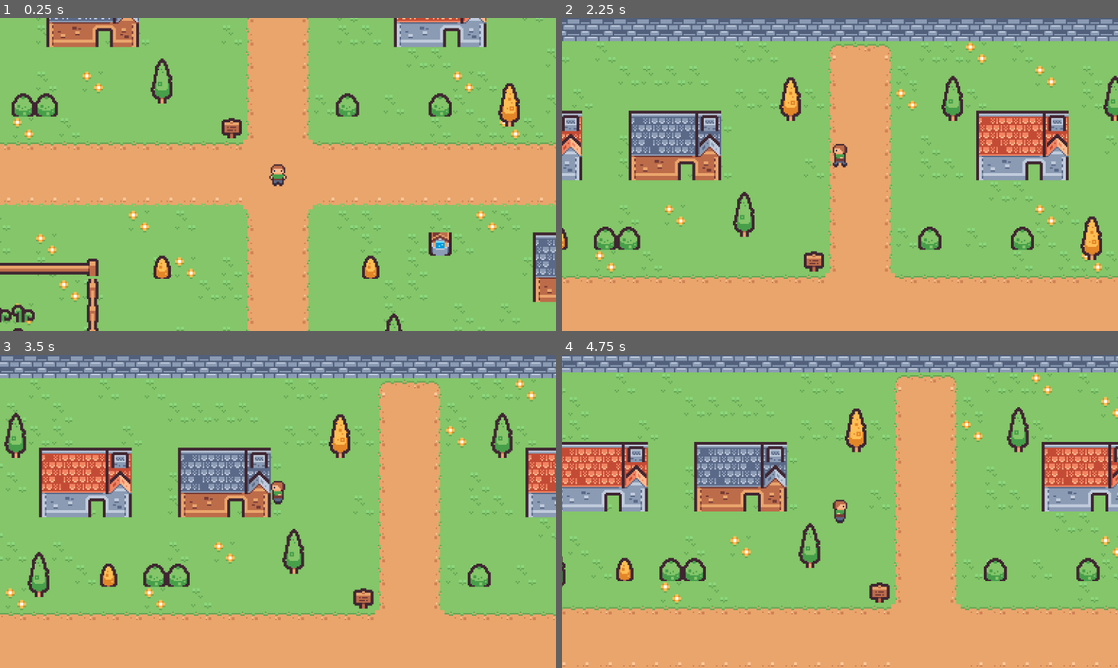
Above: before the commit, frames 1-4 (two rows, left to right).
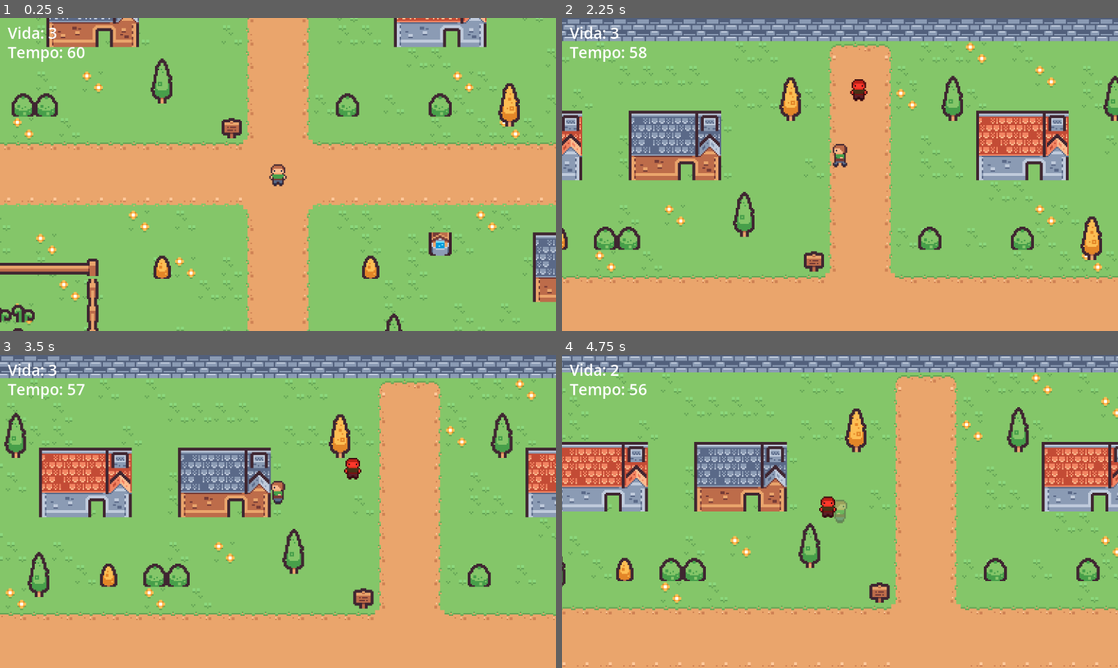
Above: after the commit, the same moments.

Repository: ezefferth/construcao-jogo-godot
Game: Godot game, scene res://scenes/vila.tscn
Same seed, same stepped clock (60 frames per second), same inputs: the game is played once before the commit and once after it.
Inputs:
- Up to frame 1 (0.25 s): no input
- Up to frame 2 (2.25 s): tap Enter (ui_accept) at 0.5, 0.6, 0.77, 1.07, 1.35, 1.52, 1.82, 2.1 s; hold Up (up) 0.53-2.03 s; hold Left (left) from 2.03 s (still down)
- Up to frame 3 (3.5 s): keep holding Left (left); tap Enter (ui_accept) at 2.85, 3.02, 3.32 s
- Up to frame 4 (4.75 s): release Left (left) at 3.53 s; hold Down (down) 3.53-4.28 s; tap Enter (ui_accept) at 3.6, 3.77, 4.07, 4.35, 4.52 s; hold Right (right) from 4.28 s (still down)

The runs differ from the first frame. In frame 1, 0.4% of the frame differs, in the area x 1-16%, y 2-14%; in frame 2, 0.5%; in frame 3, 0.5%; in frame 4, 0.7%, in the area x 1-52%, y 2-54%.

Commit message:
test(aula-09): inimigo, horda, vida e fim de partida na vila, para conferencia
Co-Authored-By: Claude Opus 5.5 <noreply@anthropic.com>

Diff:
--- /dev/null
+++ b/entities/inimigo.tscn
@@ -0,0 +1,24 @@
+[gd_scene format=3]
+
+[ext_resource type="Script" path="res://scripts/inimigo.gd" id="1_ini"]
+[ext_resource type="Texture2D" path="res://sprites/personagem.png" id="2_ini"]
+
+[sub_resource type="RectangleShape2D" id="RectangleShape2D_pes"]
+size = Vector2(10, 6)
+
+[node name="Inimigo" type="CharacterBody2D" groups=["inimigo"]]
+collision_layer = 4
+collision_mask = 5
+motion_mode = 1
+script = ExtResource("1_ini")
+
+[node name="Sprite2D" type="Sprite2D" parent="."]
+modulate = Color(1, 0.3, 0.3, 1)
+z_index = 1
+texture = ExtResource("2_ini")
+hframes = 4
+vframes = 4
+
+[node name="CollisionShape2D" type="CollisionShape2D" parent="."]
+position = Vector2(0, 5)
+shape = SubResource("RectangleShape2D_pes")
--- a/entities/jogador.tscn
+++ b/entities/jogador.tscn
@@ -66,6 +66,9 @@
 [sub_resource type="AtlasTexture" id="AtlasTexture_nehf0"]
 atlas = ExtResource("2_mi7s2")
 region = Rect2(48, 16, 16, 16)
+
+[sub_resource type="CircleShape2D" id="CircleShape2D_hurt"]
+radius = 6.0
 
 [sub_resource type="SpriteFrames" id="SpriteFrames_dk2l0"]
 animations = [{
@@ -141,7 +144,8 @@
 [sub_resource type="RectangleShape2D" id="RectangleShape2D_raifr"]
 size = Vector2(10, 6)
 
-[node name="Jogador" type="CharacterBody2D" unique_id=727485311]
+[node name="Jogador" type="CharacterBody2D" unique_id=727485311 groups=["player"]]
+collision_layer = 2
 motion_mode = 1
 script = ExtResource("1_m0gj8")
 
@@ -160,3 +164,11 @@
 limit_top = 0
 limit_right = 640
 limit_bottom = 384
+
+[node name="Hurtbox" type="Area2D" parent="."]
+collision_layer = 0
+collision_mask = 4
+
+[node name="CollisionShape2D" type="CollisionShape2D" parent="Hurtbox"]
+position = Vector2(0, 2)
+shape = SubResource("CircleShape2D_hurt")
--- /dev/null
+++ b/scenes/derrota.tscn
@@ -0,0 +1,24 @@
+[gd_scene format=3]
+
+[ext_resource type="Script" path="res://scripts/fim.gd" id="1_fim"]
+
+[node name="Fim" type="Control"]
+layout_mode = 3
+anchors_preset = 15
+anchor_right = 1.0
+anchor_bottom = 1.0
+grow_horizontal = 2
+grow_vertical = 2
+script = ExtResource("1_fim")
+
+[node name="Label" type="Label" parent="."]
+layout_mode = 1
+anchors_preset = 15
+anchor_right = 1.0
+anchor_bottom = 1.0
+grow_horizontal = 2
+grow_vertical = 2
+theme_override_font_sizes/font_size = 48
+text = "Você perdeu!\nEnter para jogar de novo"
+horizontal_alignment = 1
+vertical_alignment = 1
--- a/scenes/vila.tscn
+++ b/scenes/vila.tscn
@@ -3,8 +3,12 @@
 [ext_resource type="TileSet" path="res://tiles/vila.tres" id="1_22uim"]
 [ext_resource type="PackedScene" path="res://entities/jogador.tscn" id="2_4h05w"]
 [ext_resource type="Script" path="res://scripts/jogador.gd" id="3_o2hrm"]
+[ext_resource type="Script" path="res://scripts/vila.gd" id="4_vila"]
+[ext_resource type="PackedScene" path="res://entities/inimigo.tscn" id="5_ini"]
 
 [node name="Vila" type="Node2D" unique_id=527737724]
+script = ExtResource("4_vila")
+cena_inimigo = ExtResource("5_ini")
 
 [node name="chao" type="TileMapLayer" parent="." unique_id=1105134910]
 tile_map_data = PackedByteArray("AAAAAAAAAAABAAAAAAABAAAAAAAAAAAAAAACAAAAAAABAAAAAAADAAAAAAAAAAAAAAAEAAAAAAABAAAAAAAFAA …(15280 unchanged characters)…
@@ -18,3 +22,43 @@
 position = Vector2(312, 200)
 motion_mode = 1
 script = ExtResource("3_o2hrm")
+
+[node name="Nascedouros" type="Node2D" parent="."]
+
+[node name="Esquerda" type="Marker2D" parent="Nascedouros"]
+position = Vector2(40, 200)
+
+[node name="Direita" type="Marker2D" parent="Nascedouros"]
+position = Vector2(600, 200)
+
+[node name="Cima" type="Marker2D" parent="Nascedouros"]
+position = Vector2(312, 40)
+
+[node name="Baixo" type="Marker2D" parent="Nascedouros"]
+position = Vector2(312, 344)
+
+[node name="Horda" type="Timer" parent="."]
+wait_time = 2.0
+autostart = true
+
+[node name="Relogio" type="Timer" parent="."]
+wait_time = 60.0
+one_shot = true
+autostart = true
+
+[node name="HUD" type="CanvasLayer" parent="."]
+
+[node name="Vida" type="Label" parent="HUD"]
+offset_left = 16.0
+offset_top = 8.0
+theme_override_font_sizes/font_size = 32
+text = "Vida: 3"
+
+[node name="Tempo" type="Label" parent="HUD"]
+offset_left = 16.0
+offset_top = 48.0
+theme_override_font_sizes/font_size = 32
+text = "Tempo: 60"
+
+[connection signal="timeout" from="Horda" to="." method="_on_horda_timeout"]
+[connection signal="timeout" from="Relogio" to="." method="_on_relogio_timeout"]
--- /dev/null
+++ b/scenes/vitoria.tscn
@@ -0,0 +1,24 @@
+[gd_scene format=3]
+
+[ext_resource type="Script" path="res://scripts/fim.gd" id="1_fim"]
+
+[node name="Fim" type="Control"]
+layout_mode = 3
+anchors_preset = 15
+anchor_right = 1.0
+anchor_bottom = 1.0
+grow_horizontal = 2
+grow_vertical = 2
+script = ExtResource("1_fim")
+
+[node name="Label" type="Label" parent="."]
+layout_mode = 1
+anchors_preset = 15
+anchor_right = 1.0
+anchor_bottom = 1.0
+grow_horizontal = 2
+grow_vertical = 2
+theme_override_font_sizes/font_size = 48
+text = "Você venceu!\nEnter para jogar de novo"
+horizontal_alignment = 1
+vertical_alignment = 1
--- /dev/null
+++ b/scripts/fim.gd
@@ -0,0 +1,6 @@
+extends Control
+
+
+func _process(_delta: float) -> void:
+	if Input.is_action_just_pressed("ui_accept"):
+		get_tree().change_scene_to_file("res://scenes/vila.tscn")
--- /dev/null
+++ b/scripts/inimigo.gd
@@ -0,0 +1,12 @@
+extends CharacterBody2D
+
+@export var velocidade: float = 40.0
+
+
+func _physics_process(_delta: float) -> void:
+	var jogador := get_tree().get_first_node_in_group("player") as Node2D
+	if jogador == null:
+		return
+
+	velocity = global_position.direction_to(jogador.global_position) * velocidade
+	move_and_slide()
--- a/scripts/jogador.gd
+++ b/scripts/jogador.gd
@@ -1,8 +1,18 @@
 extends CharacterBody2D
 
 @export var velocidade: float = 70.0
+@export var vida: int = 3
+
+var invencivel := false
 
 @onready var anim: AnimatedSprite2D = $AnimatedSprite2D
+@onready var hurtbox: Area2D = $Hurtbox
+
+
+func _process(_delta: float) -> void:
+	# Tem inimigo encostando em mim?
+	if not invencivel and hurtbox.has_overlapping_bodies():
+		levar_dano()
 
 
 func _physics_process(_delta: float) -> void:
@@ -24,3 +34,17 @@
 			anim.play("baixo")
 		else:
 			anim.play("cima")
+
+
+func levar_dano() -> void:
+	vida -= 1
+	if vida <= 0:
+		get_tree().current_scene.perder()
+		return
+
+	# Um segundo de invencibilidade, meio transparente.
+	invencivel = true
+	modulate.a = 0.4
+	await get_tree().create_timer(1.0).timeout
+	modulate.a = 1.0
+	invencivel = false
--- /dev/null
+++ b/scripts/vila.gd
@@ -0,0 +1,36 @@
+extends Node2D
+
+@export var cena_inimigo: PackedScene
+
+@onready var horda: Timer = $Horda
+@onready var relogio: Timer = $Relogio
+@onready var jogador := $Jogador
+@onready var texto_vida: Label = $HUD/Vida
+@onready var texto_tempo: Label = $HUD/Tempo
+
+
+func _process(_delta: float) -> void:
+	texto_vida.text = "Vida: %d" % jogador.vida
+	texto_tempo.text = "Tempo: %d" % ceil(relogio.time_left)
+
+
+func _on_horda_timeout() -> void:
+	var inimigo := cena_inimigo.instantiate()
+	inimigo.global_position = $Nascedouros.get_children().pick_random().global_position
+	add_child(inimigo)
+
+	# A horda aperta: cada inimigo chega um pouco mais cedo que o anterior.
+	horda.wait_time = max(0.5, horda.wait_time * 0.95)
+
+
+func _on_relogio_timeout() -> void:
+	vencer()
+
+
+# call_deferred: troca de cena só no fim do quadro, quando a física terminou.
+func vencer() -> void:
+	get_tree().change_scene_to_file.call_deferred("res://scenes/vitoria.tscn")
+
+
+func perder() -> void:
+	get_tree().change_scene_to_file.call_deferred("res://scenes/derrota.tscn")
Not shown, added: scripts/fim.gd.uid
Not shown, added: scripts/inimigo.gd.uid
Not shown, added: scripts/vila.gd.uid
